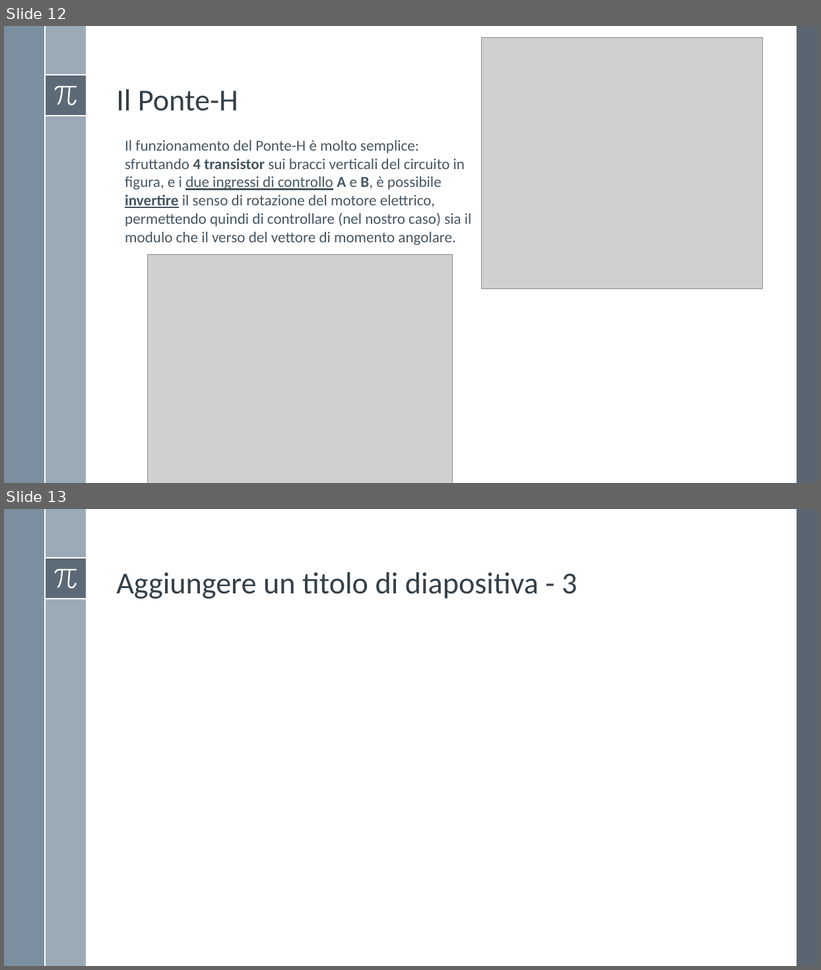
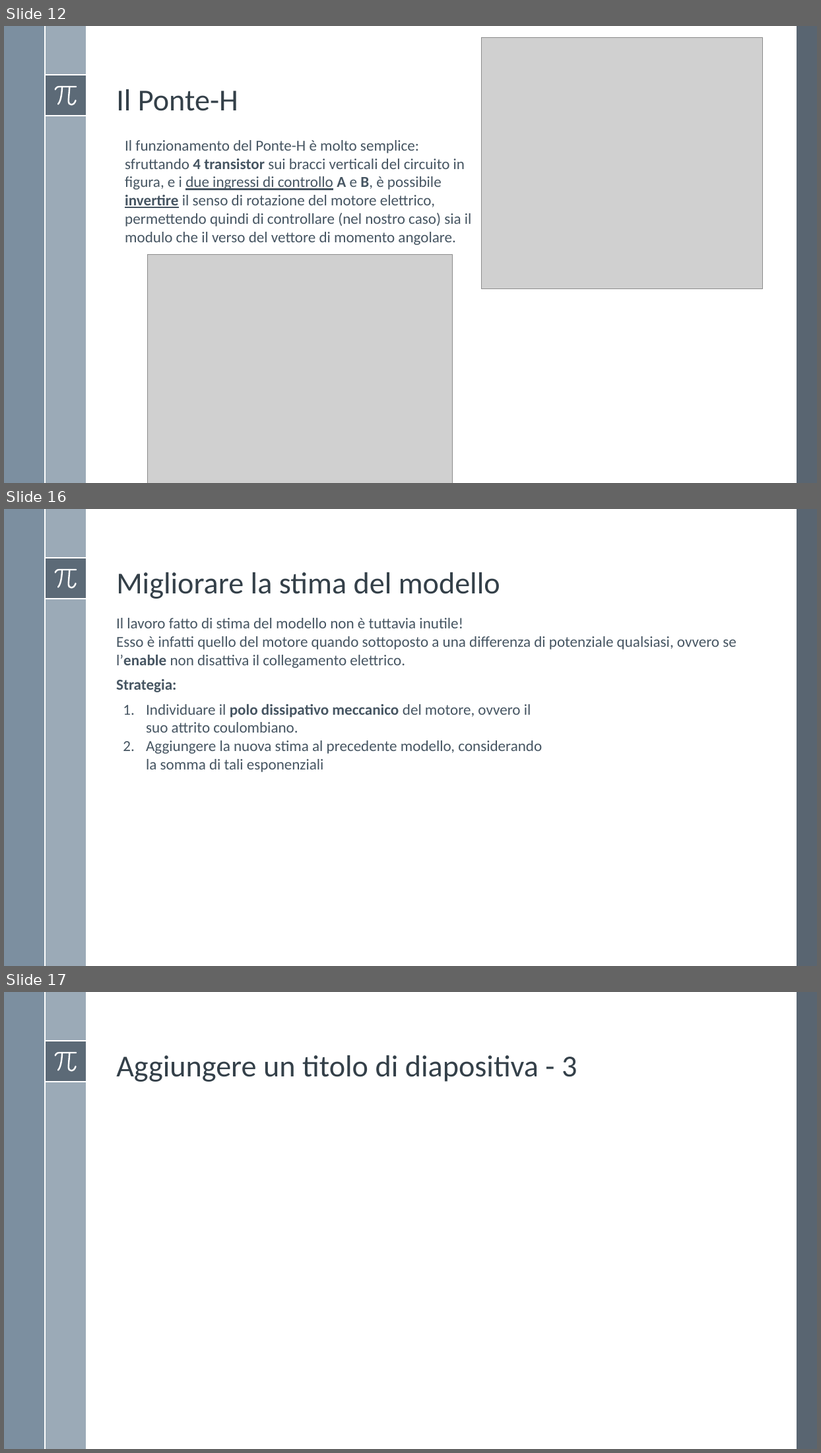
Before and after one commit to Alfystar/mv-Project, a slide deck: 00_Relazione/Modello e identificazione di un motore DC/Modello e identificazione di un motore DC.pptx. Shown one above the other, each under a label of ours: slides 12 and 13 before the commit, slides 12, 16 and 17 after it; the slides between them are not shown. The pictures are 821x970 and 821x1453 pixels, drawn with LibreOffice and Linux fonts; fonts in the diff are those of the drawing; grey boxes stand for pictures. Boxes give left, top, right and bottom in pixels: in the first picture for what was removed or moved away, otherwise in the second. Text is boxed around its words. In the diff, an @@ line names an element or a change of style, - is before the commit and + after.

```diff
--- a/00_Relazione/Modello e identificazione di un motore DC/Modello e identificazione di un motore DC.pptx
+++ b/00_Relazione/Modello e identificazione di un motore DC/Modello e identificazione di un motore DC.pptx
@@ slide 16 added at box(4, 509, 817, 966), background #FFFFFF; not listed: 8 template elements that a slide beside it also shows @@
@@ title added at box(116, 572, 500, 599), 36 pt, text #35404A @@
+Migliorare la stima del modello
@@ text added at box(116, 618, 737, 668), 18 pt, text #465562 @@
+Il lavoro fatto di stima del modello non è tuttavia inutile!
+Esso è infatti quello del motore quando sottoposto a una differenza di potenziale qualsiasi, ovvero se l’enable non disattiva il collegamento elettrico.
@@ text added at box(116, 679, 176, 692), 18 pt, text #465562, bold @@
+Strategia:
@@ text added at box(146, 704, 542, 772), 18 pt, text #465562 @@
+1. Individuare il polo dissipativo meccanico del motore, ovvero il suo attrito coulombiano.
+2. Aggiungere la nuova stima al precedente modello, considerando la somma di tali esponenziali
@@ what was slide 13 is now slide 17 @@
```
Also in this commit, not shown: 3 other slides added, 3 other files.
